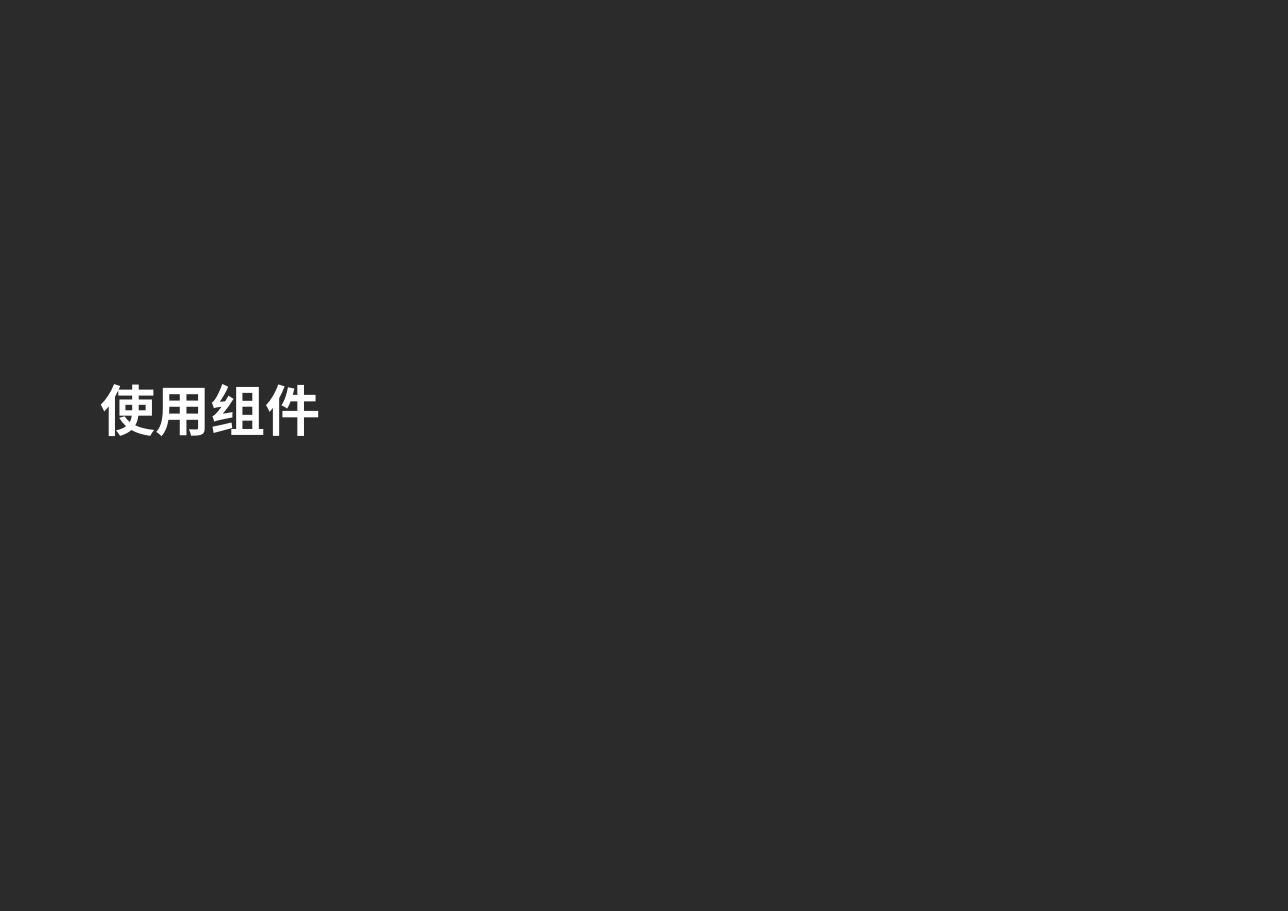
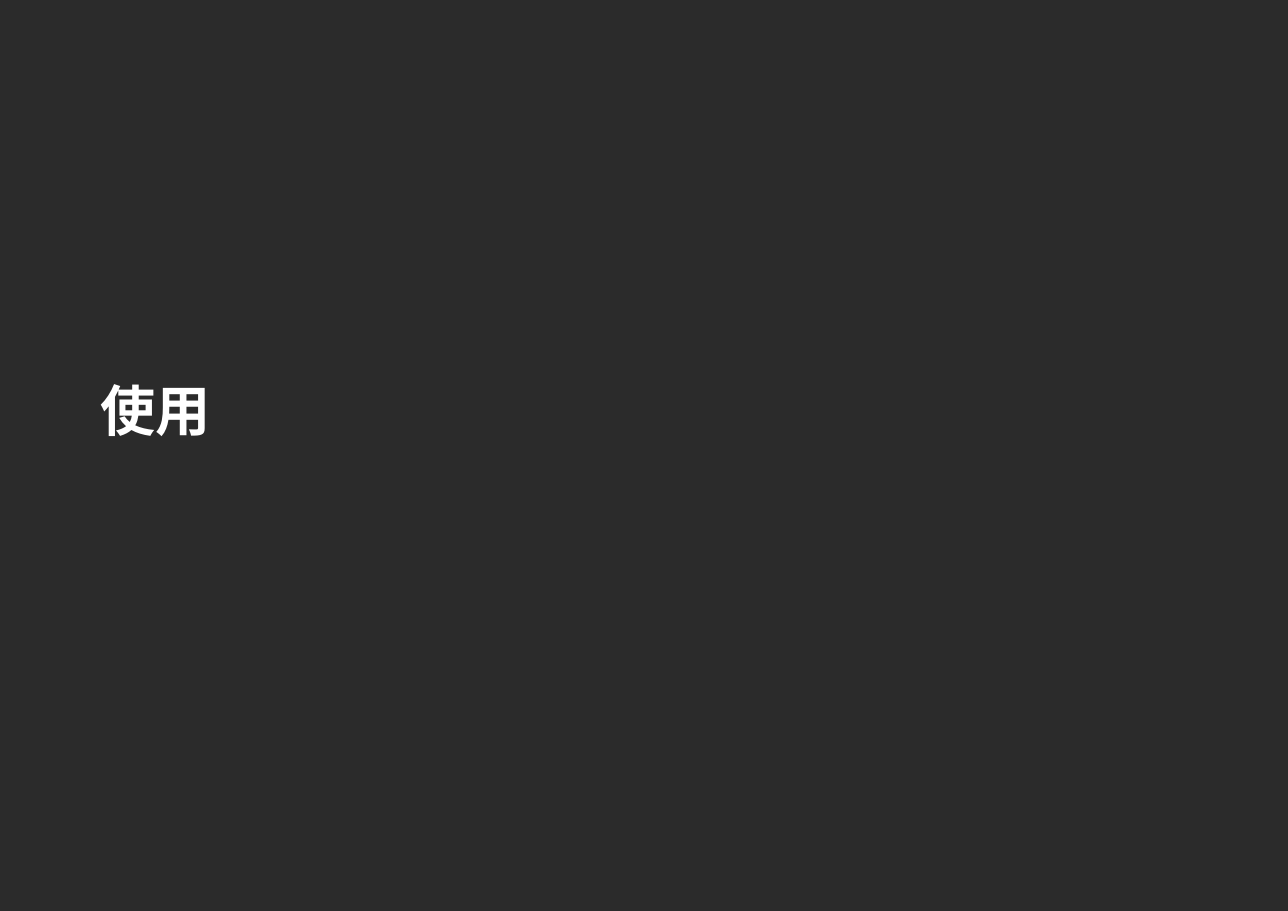
Before and after one commit to MosesZhu/Cube, a slide deck: slide 21 of Document/New Webframework Introduction.ppt. Drawn at 1288x911 pixels with LibreOffice and Linux fonts; fonts in the diff are those of the drawing; background and template pictures are left out; a plain dark background stands for a picture behind light text. Boxes give left, top, right and bottom in pixels: in the first picture for what was removed or moved away, otherwise in the second. Text is boxed around its words. In the diff, an @@ line names an element or a change of style, - is before the commit and + after.

```diff
--- a/Document/New Webframework Introduction.ppt
+++ b/Document/New Webframework Introduction.ppt
@@ title at (100, 384, 210, 436): text changed @@
-使用组件
+使用
```
Also in this commit, not shown: 3 other slides changed, 2 slides added, 1 slide removed, 4 other files.
